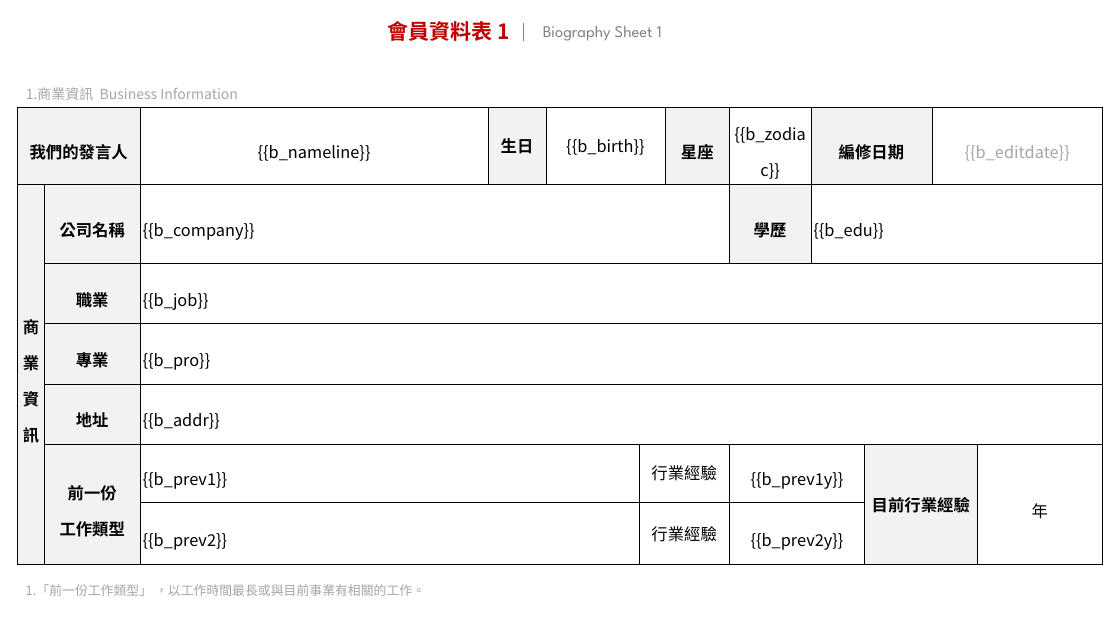
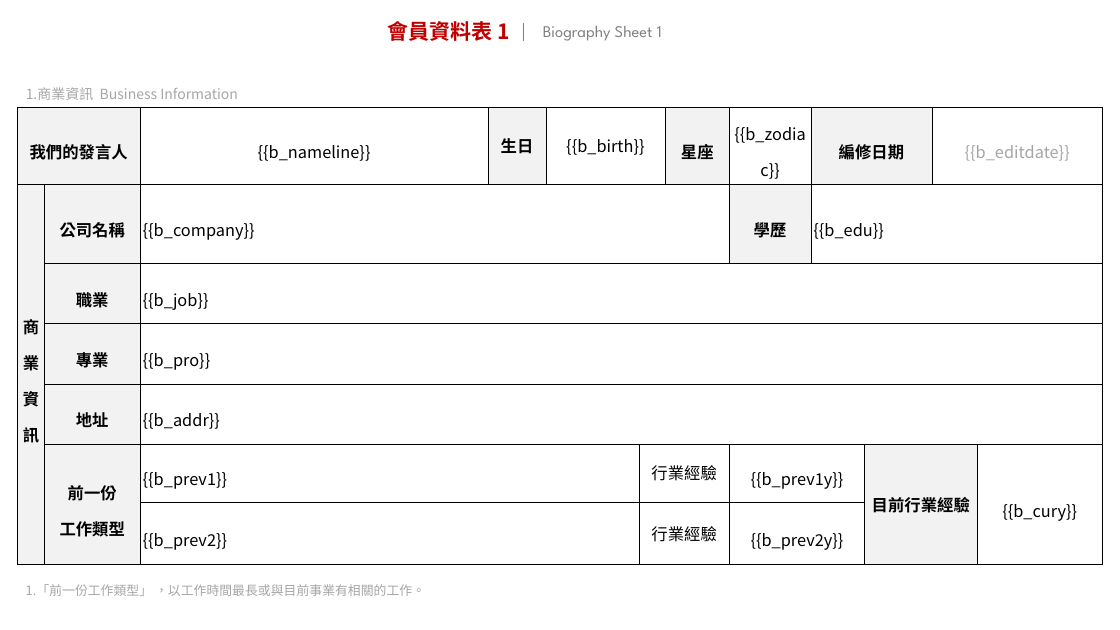
Before and after one commit to bni-gold-chapter/bni-gold-chapter.github.io, a slide deck: slide 9 of bio-template.pptx. Drawn at 1120x630 pixels with LibreOffice and Linux fonts; fonts in the diff are those of the drawing. Boxes give left, top, right and bottom in pixels: in the first picture for what was removed or moved away, otherwise in the second. Text is boxed around its words. In the diff, an @@ line names an element or a change of style, - is before the commit and + after.

```diff
--- a/bio-template.pptx
+++ b/bio-template.pptx
@@ table at (18,107,1104,565) @@
-row 6, column 12: 年
+row 6, column 12: {{b_cury}}
```
Also in this commit, not shown: 28 other files.
